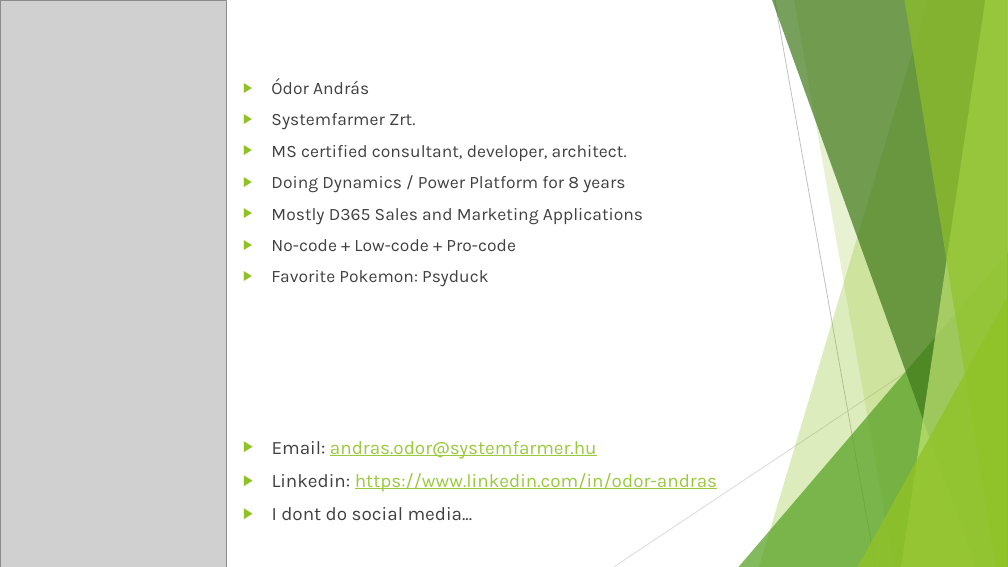
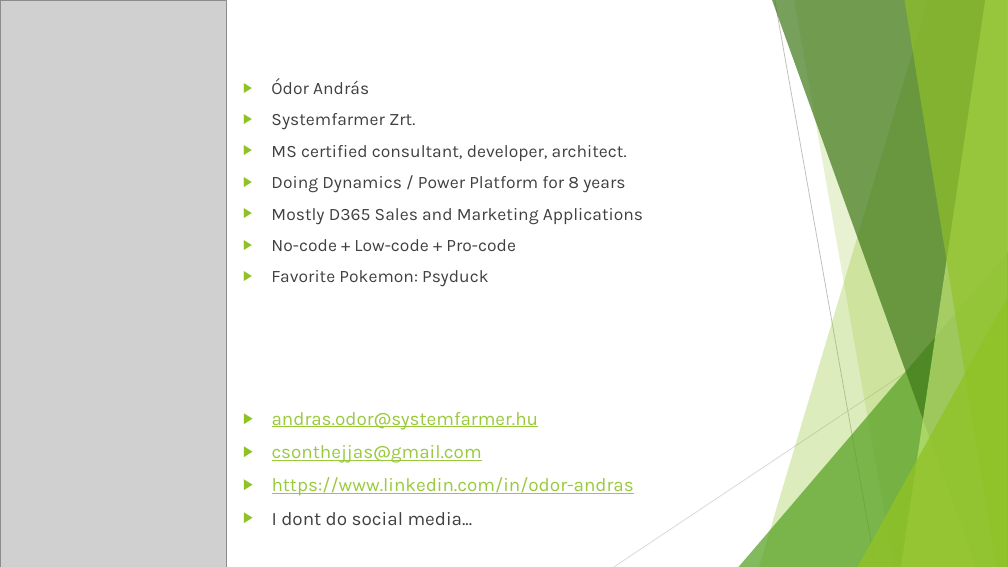
Before and after one commit to csonthejjas/DataverseAIActions, a slide deck: slide 2 of Dataverse AI Actions.pptx. Drawn at 1008x567 pixels with LibreOffice and Linux fonts; fonts in the diff are those of the drawing; grey boxes stand for pictures. Boxes give left, top, right and bottom in pixels: in the first picture for what was removed or moved away, otherwise in the second. Text is boxed around its words. In the diff, an @@ line names an element or a change of style, - is before the commit and + after.

```diff
--- a/Dataverse AI Actions.pptx
+++ b/Dataverse AI Actions.pptx
@@ text "andras.odor@systemfarmer.hu": place and size @@
-text "andras.odor@systemfarmer.hu" at [272, 441, 717, 520]
+text "andras.odor@systemfarmer.hu" at [272, 412, 634, 525]
@@ text at [272, 412, 634, 496]: text changed @@
-▶ Email: andras.odor@systemfarmer.hu
-▶ Linkedin: https://www.linkedin.com/in/odor-andras
+▶ andras.odor@systemfarmer.hu
+▶ csonthejjas@gmail.com
+▶ https://www.linkedin.com/in/odor-andras
```
Also in this commit, not shown: 4 other slides changed, 5 other files.
